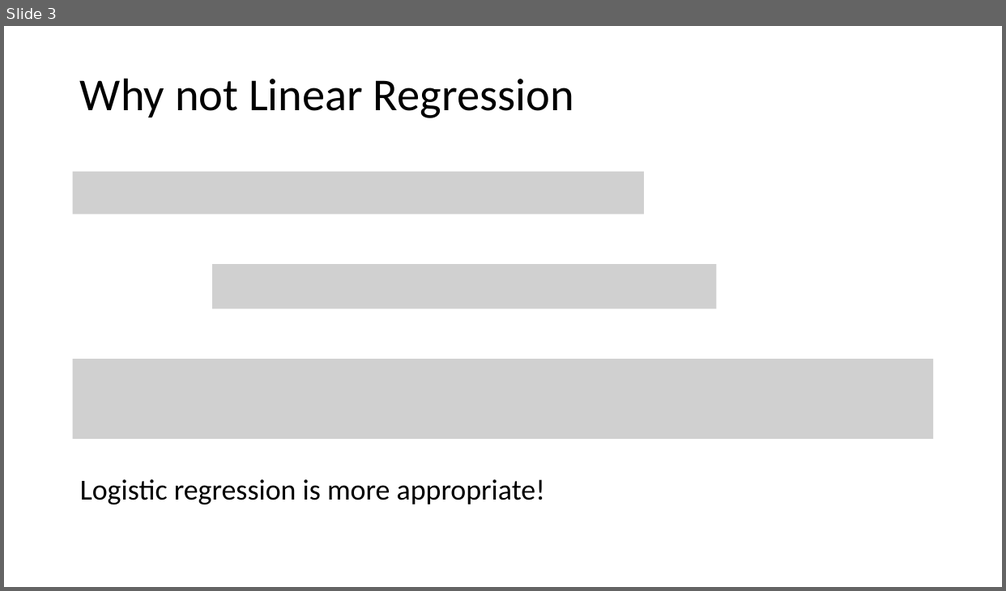
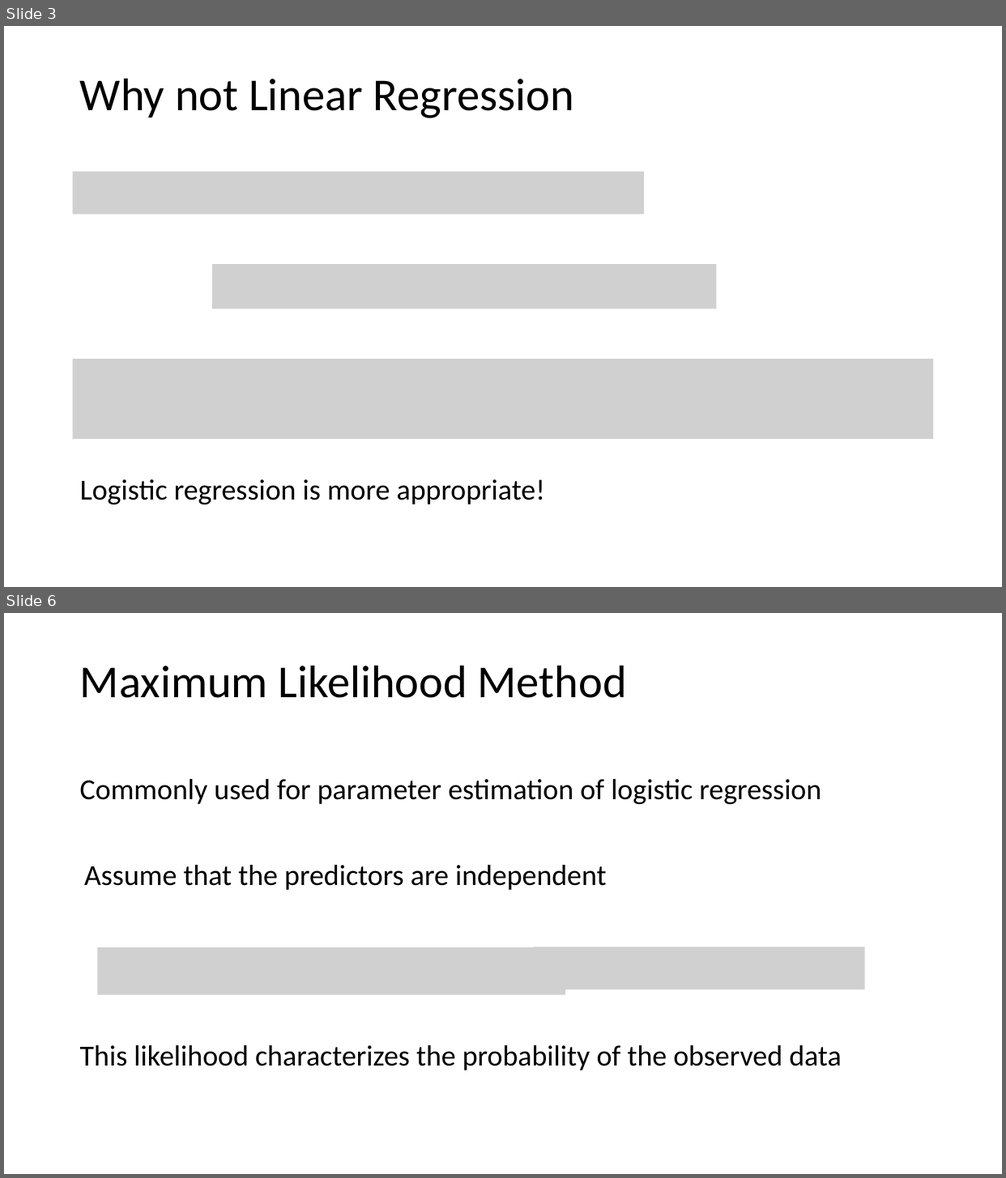
Before and after one commit to tianzheng4/tianzheng4.github.io, a slide deck: _umkc-teaching/slides/Lecture 5.pptx. Shown one above the other, each under a label of ours: slide 3 before the commit, slides 3 and 6 after it; the slides between them are not shown. The pictures are 1006x591 and 1006x1178 pixels, drawn with LibreOffice and Linux fonts; fonts in the diff are those of the drawing; grey boxes stand for pictures. Boxes give left, top, right and bottom in pixels: in the first picture for what was removed or moved away, otherwise in the second. Text is boxed around its words. In the diff, an @@ line names an element or a change of style, - is before the commit and + after.

```diff
--- a/_umkc-teaching/slides/Lecture 5.pptx
+++ b/_umkc-teaching/slides/Lecture 5.pptx
@@ slide 6 added at (4,613,1002,1174), background #FFFFFF @@
@@ title added at (80,665,627,698), 44 pt, text #000000 @@
+Maximum Likelihood Method
@@ text added at (80,779,821,804), 28 pt, text #000000 @@
+Commonly used for parameter estimation of logistic regression
@@ text added at (84,865,607,890), 28 pt, text #000000 @@
+Assume that the predictors are independent
@@ picture added at (98,948,565,995) @@
@@ picture added at (533,947,865,990) @@
@@ text added at (80,1046,842,1071), 28 pt, text #000000 @@
+This likelihood characterizes the probability of the observed data
```
Also in this commit, not shown: 1 slide changed, 2 other slides added.
